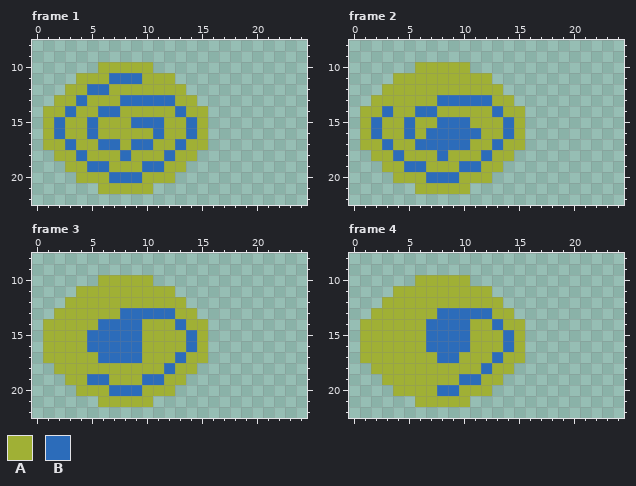
Pixel-art file, stored at assets/Player_Projectile_Sprite.aseprite. Above: the version before the commit.
32x32 pixels, 10 frames. Shown: frame 1: x 0..24, y 8..22; frame 2: x 0..24, y 8..22; frame 3: x 0..24, y 8..22; frame 4: x 0..24, y 8..22. The commit also changed other frames, which this record leaves out.
Palette (. is transparent): A #a0b035  B #2c6cba
Pixels before, frame 1, first column x 1:
10 .....AAAAA.....
11 ...AAABBBAAA...
12 ..AABBAAAAAAA..
13 .AABAAABBBBBAA.
14 AABAABBAAAAABAA
15 ABAABAAABBBAABA
16 ABAABAAAAABAABA
17 AABAABBABBAABAA
18 .AABAAABAAABAA.
19 ..AABBAAABBAA..
20 ...AAABBBAAA...
21 .....AAAAA.....
Pixels before, frame 2, first column x 1:
10 .....AAAAA.....
11 ...AAAAAAAAA...
12 ..AAAAAAAAAAA..
13 .AAAAAABBBBBAA.
14 AABAABBAAAAABAA
15 ABAABAABBBAAABA
16 ABAABABBBBBAABA
17 AABAABBBBBAABAA
18 .AABAAABAAABAA.
19 ..AABBAAABBAA..
20 ...AAABBBAAA...
21 .....AAAAA.....
Pixels before, frame 3, first column x 1:
10 .....AAAAA.....
11 ...AAAAAAAAA...
12 ..AAAAAAAAAAA..
13 .AAAAAABBBBBAA.
14 AAAAABBBBAAABAA
15 AAAABBBBBAAAABA
16 AAAABBBBBAAAABA
17 AAAAABBBBAAABAA
18 .AAAAAAAAAABAA.
19 ..AABBAAABBAA..
20 ...AAABBBAAA...
21 .....AAAAA.....
Pixels before, frame 4, first column x 1:
10 .....AAAAA.....
11 ...AAAAAAAAA...
12 ..AAAAAAAAAAA..
13 .AAAAAABBBBBAA.
14 AAAAAABBBBAABAA
15 AAAAAABBBBAAABA
16 AAAAAABBBBAAABA
17 AAAAAAABBAAABAA
18 .AAAAAAAAAABAA.
19 ..AAAAAAABBAA..
20 ...AAAABBAAA...
21 .....AAAAA.....
And afterwards:
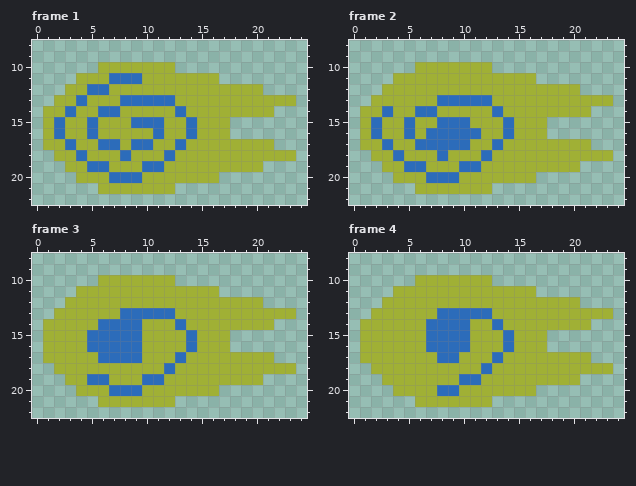
Edits made:
Frame 1:
Colour A is added in row 10 at x 11 to 12; in row 11 at x 13 to 16; in row 12 at x 14 to 20; in row 13 at x 15 to 23; in row 14 at x 16 to 21; in rows 15 to 16 at x 16 to 17.
Colour A is added in row 17 at x 16 to 21; in row 18 at x 15 to 23; in row 19 at x 14 to 20; in row 20 at x 13 to 16; in row 21 at x 11 to 12.
Frame 2: the same change as frame 1
Frame 3: the same change as frame 1
Frame 4: the same change as frame 1
Where, in picture pixels (left, top, right, bottom), the same in both pictures:
added: (153, 62, 296, 194)
added: (470, 62, 613, 194)
added: (153, 275, 296, 407)
added: (470, 275, 613, 407)
